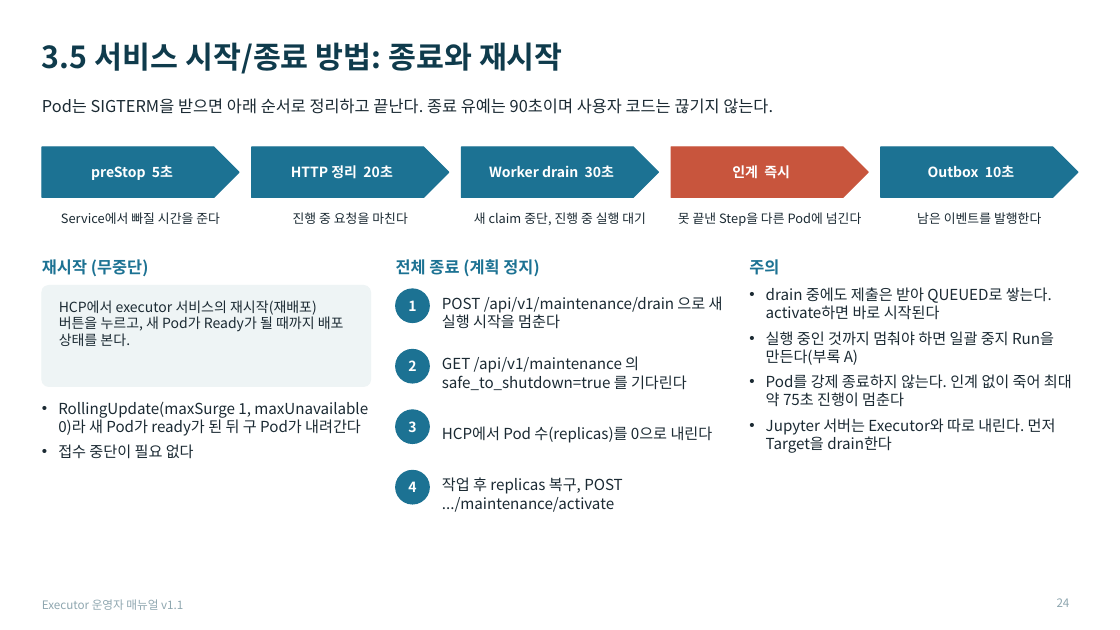
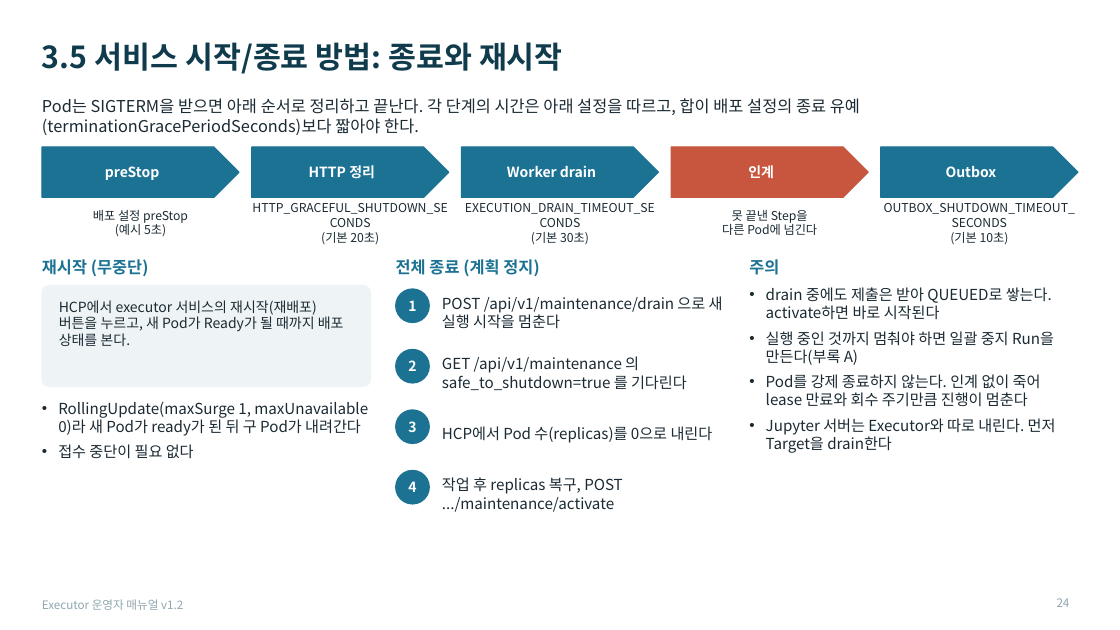
Before and after one commit to KimHwaJin/executor, a slide deck: slide 24 of docs/deliverables/08-운영자-매뉴얼.pptx. Drawn at 1120x630 pixels with LibreOffice and Linux fonts; fonts in the diff are those of the drawing. Boxes give left, top, right and bottom in pixels: in the first picture for what was removed or moved away, otherwise in the second. Text is boxed around its words. In the diff, an @@ line names an element or a change of style, - is before the commit and + after.

```diff
--- a/docs/deliverables/08-운영자-매뉴얼.pptx
+++ b/docs/deliverables/08-운영자-매뉴얼.pptx
@@ text at [42, 98, 860, 135]: text changed @@
-Pod는 SIGTERM을 받으면 아래 순서로 정리하고 끝난다. 종료 유예는 90초이며 사용자 코드는 끊기지 않는다.
+Pod는 SIGTERM을 받으면 아래 순서로 정리하고 끝난다. 각 단계의 시간은 아래 설정을 따르고, 합이 배포 설정의 종료 유예(terminationGracePeriodSeconds)보다 짧아야 한다.
@@ text at [105, 166, 159, 180]: text changed @@
-preStop 5초
+preStop
@@ text at [309, 165, 375, 179]: text changed @@
-HTTP 정리 20초
+HTTP 정리
@@ text at [507, 165, 596, 177]: text changed @@
-Worker drain 30초
+Worker drain
@@ text at [748, 165, 774, 179]: text changed @@
-인계 즉시
+인계
@@ text at [946, 166, 997, 177]: text changed @@
-Outbox 10초
+Outbox
@@ text at [252, 203, 447, 244]: text changed; size 11 to 10.5 pt @@
-진행 중 요청을 마친다
+HTTP_GRACEFUL_SHUTDOWN_SECONDS
+(기본 20초)
@@ text at [465, 203, 655, 245]: text changed; size 11 to 10.5 pt @@
-새 claim 중단, 진행 중 실행 대기
+EXECUTION_DRAIN_TIMEOUT_SECONDS
+(기본 30초)
@@ text at [884, 203, 1075, 245]: text changed; size 11 to 10.5 pt @@
-남은 이벤트를 발행한다
+OUTBOX_SHUTDOWN_TIMEOUT_SECONDS
+(기본 10초)
@@ text at [93, 210, 188, 236]: text changed; size 11 to 10.5 pt @@
-Service에서 빠질 시간을 준다
+배포 설정 preStop
+(예시 5초)
@@ text at [722, 210, 818, 235]: text changed; size 11 to 10.5 pt @@
-못 끝낸 Step을 다른 Pod에 넘긴다
+못 끝낸 Step을
+다른 Pod에 넘긴다
@@ text at [766, 374, 1041, 407]: text changed @@
-• Pod를 강제 종료하지 않는다. 인계 없이 죽어 최대 약 75초 진행이 멈춘다
+• Pod를 강제 종료하지 않는다. 인계 없이 죽어 lease 만료와 회수 주기만큼 진행이 멈춘다
@@ text at [42, 599, 183, 610]: text changed @@
-Executor 운영자 매뉴얼 v1.1
+Executor 운영자 매뉴얼 v1.2
```
Also in this commit, not shown: 44 other slides changed, 2 slides added, 6 other files.
